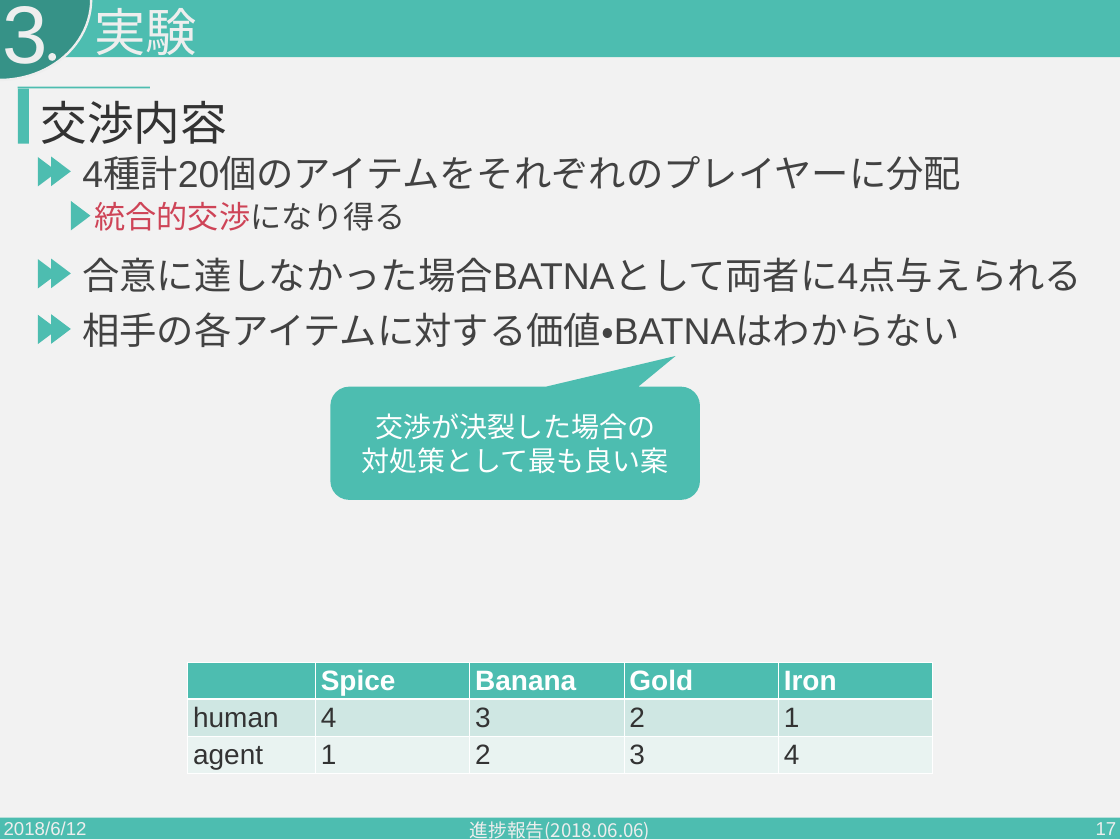
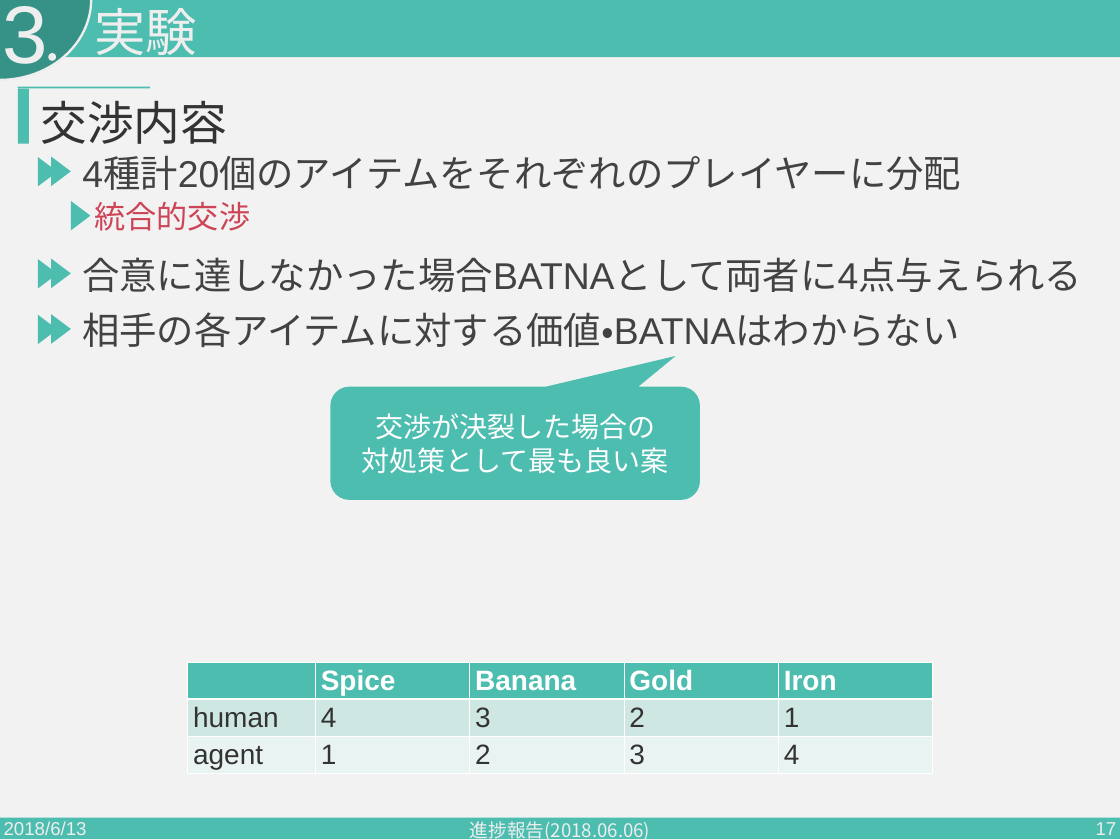
Before and after one commit to PajamaDrive/presentation, a slide deck: slide 17 of presentation_2nd.pptx. Drawn at 1120x840 pixels with LibreOffice and Linux fonts; fonts in the diff are those of the drawing. Boxes give left, top, right and bottom in pixels: in the first picture for what was removed or moved away, otherwise in the second. Text is boxed around its words. In the diff, an @@ line names an element or a change of style, - is before the commit and + after.

```diff
--- a/presentation_2nd.pptx
+++ b/presentation_2nd.pptx
@@ text at [95, 202, 250, 231]: text changed @@
-統合的交渉になり得る
+統合的交渉
@@ text at [4, 821, 87, 840]: text changed @@
-2018/6/12
+2018/6/13
```
Also in this commit, not shown: 32 other slides changed, 15 slides added.
